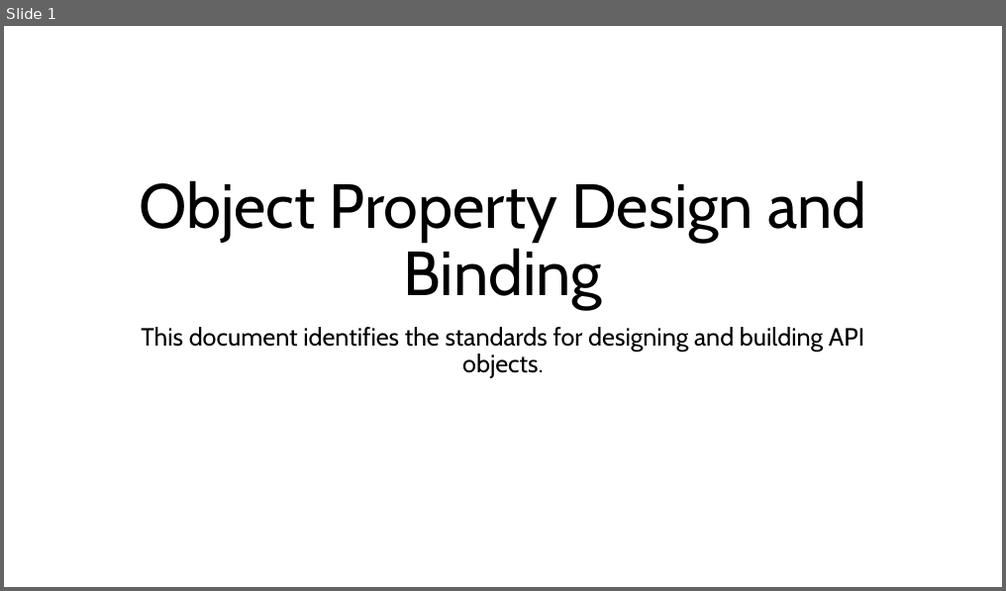
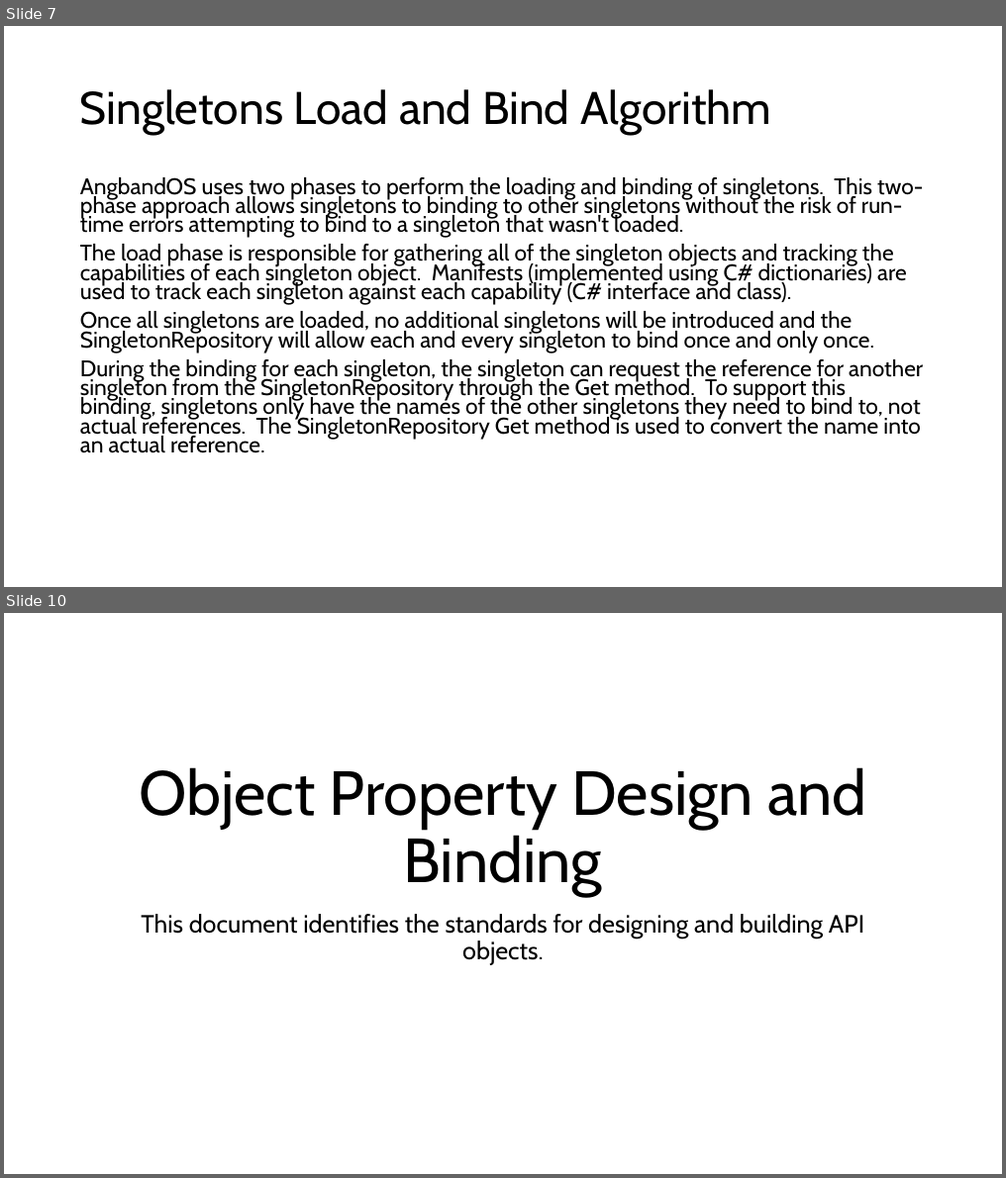
Before and after one commit to marcjohnston/AngbandOS, a slide deck: Documents/Object Property Design and Binding.pptx. Shown one above the other, each under a label of ours: slide 1 before the commit, slides 7 and 10 after it; the slides between them are not shown. The pictures are 1006x591 and 1006x1178 pixels, drawn with LibreOffice and Linux fonts; fonts in the diff are those of the drawing. Boxes give left, top, right and bottom in pixels: in the first picture for what was removed or moved away, otherwise in the second. Text is boxed around its words. In the diff, an @@ line names an element or a change of style, - is before the commit and + after.

Commit message:
Updated documentation and moved the SingletonRepository into the _Repository folder.

```diff
--- a/Documents/Object Property Design and Binding.pptx
+++ b/Documents/Object Property Design and Binding.pptx
@@ slide 7 added at box(4, 26, 1002, 587), background #FFFFFF @@
@@ title added at box(80, 89, 771, 135), 44 pt, text #000000 @@
+Singletons Load and Bind Algorithm
@@ text added at box(80, 177, 923, 454), 21.7 pt, text #000000 @@
+AngbandOS uses two phases to perform the loading and binding of singletons. This two-phase approach allows singletons to binding to other singletons without the risk of run-time errors attempting to bind to a singleton that wasn't loaded.
+The load phase is responsible for gathering all of the singleton objects and tracking the capabilities of each singleton object. Manifests (implemented using C# dictionaries) are used to track each singleton against each capability (C# interface and class).
+Once all singletons are loaded, no additional singletons will be introduced and the SingletonRepository will allow each and every singleton to bind once and only once.
+During the binding for each singleton, the singleton can request the reference for another singleton from the SingletonRepository through the Get method. To support this binding, singletons only have the names of the other singletons they need to bind to, not actual references. The SingletonRepository Get method is used to convert the name into an actual reference.
@@ what was slide 1 is now slide 10 @@
```
Also in this commit, not shown: 8 other slides added, 1 other file.
